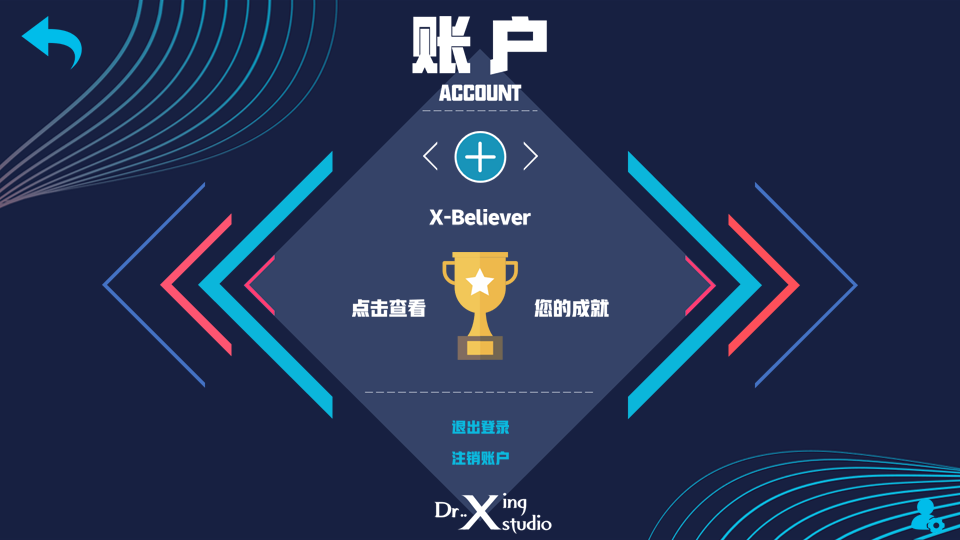
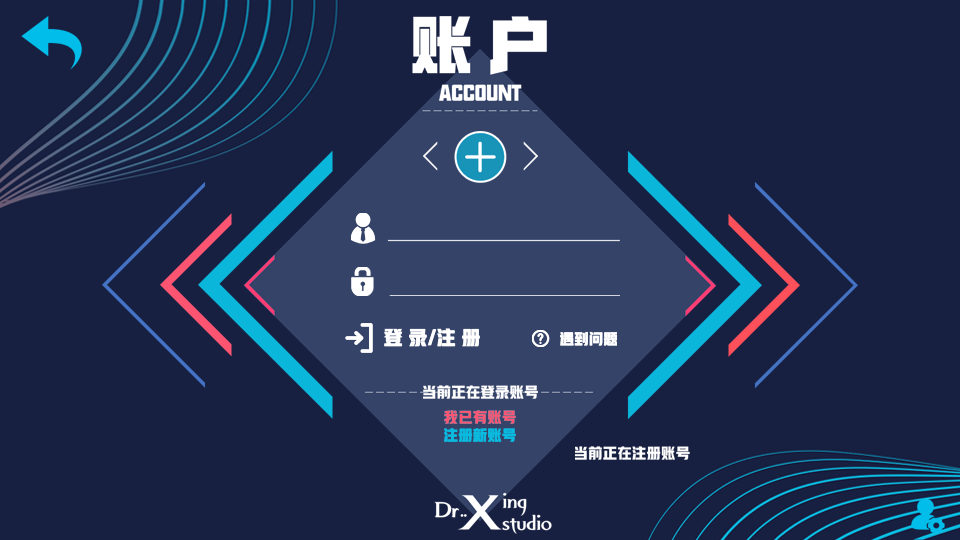
Layer changes from the first 960px x 540px image to the second:
hid group "已登录" (4 layers) over [352, 209, 609, 465]
showed group "未登录 拷贝" (7 layers) over [345, 209, 690, 465]
added layer "登录已有 拷贝 2" in group "未登录 拷贝" over [444, 410, 516, 424]
showed group "未登录" (8 layers) over [345, 213, 690, 460]
added layer "当前注册" in group "未登录" over [575, 446, 690, 460]
added layer "登录已有" in group "未登录" over [444, 410, 516, 424]
added layer "当前登录" in group "未登录" over [423, 385, 538, 399]
